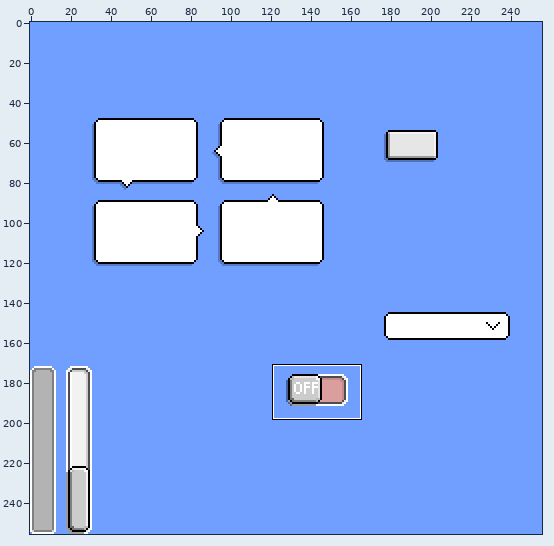
Two versions of one pixel-art file, aseprite/test.aseprite. Above: a wide view before the commit, with the close-up outlined.
Close-up. Old version:
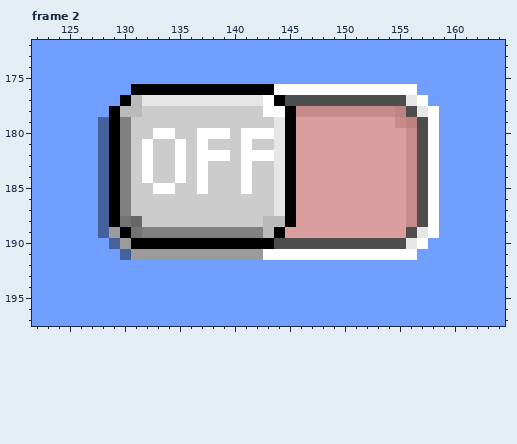
256x256 pixels, 2 frames. Colours within 5 levels of each other are drawn and written as one. Shown: frame 2: x 122..164, y 172..197. The commit also changed other frames or places, which this record leaves out.
The result:
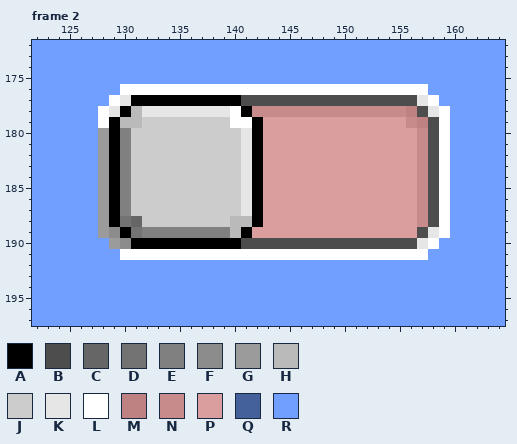
Palette (. is transparent): A #000000  B #4d4d4d  C #666666  D #737373  E #808080  F #8c8c8c  G #9b9b9b  H #bababa  J #cccccc  K #e6e6e6  L #ffffff  M #bf8282  N #c88b8b  P #db9e9e  Q #44619b  R #709fff
Diff:
layer "switch/text" now hidden
Frame 2:
Colour E gives way to colour A in row 189 at x 141.
Colour H gives way to colour A in row 177 at x 131; in row 178 at x 130.
Colour J gives way to colour A in row 178 at x 141; in row 179 at x 142; in row 181 at x 142; in rows 183 to 188 at x 142.
Colour K gives way to colour A in row 177 at x 132 to 140.
Colour L gives way to colour A in row 180 at x 142; in row 182 at x 142.
Colour A gives way to colour B in row 177 at x 144; in row 190 at x 141 to 143.
Colour K gives way to colour B in row 177 at x 141 to 142 and 156; in row 178 at x 157; in row 189 at x 157; in row 190 at x 156.
Colour L gives way to colour B in row 177 at x 143; in rows 179 to 188 at x 158.
Colour G gives way to colour F in row 189 at x 129; in row 190 at x 130.
Colour Q gives way to colour G in rows 180 to 189 at x 128; in row 190 at x 129.
Colour E gives way to colour H in row 179 at x 130; in row 189 at x 140.
Colour J gives way to colour H in row 179 at x 131; in row 188 at x 140 to 141.
Colour L gives way to colour J in row 180 at x 133 to 134 and 137 to 139; in row 181 at x 132, 135 and 137; in row 182 at x 132, 135 and 137 to 139; in rows 183 to 184 at x 132, 135 and 137; in row 185 at x 133 to 134 and 137.
Colour A gives way to colour K in row 177 at x 130; in row 178 at x 129.
Colour J gives way to colour K in row 178 at x 132 to 139; in rows 186 to 187 at x 141.
Colour L gives way to colour K in row 177 at x 157; in row 178 at x 158; in rows 180 to 185 at x 141; in row 189 at x 158; in row 190 at x 157.
Colour A gives way to colour L in row 176 at x 131 to 143.
Colour G gives way to colour L in row 191 at x 131 to 142.
Colour J gives way to colour L in row 178 at x 140; in row 179 at x 140 to 141.
Colour Q gives way to colour L in row 179 at x 128; in row 191 at x 130.
Colour R gives way to colour L in row 176 at x 130 and 157; in row 177 at x 129 and 158; in row 178 at x 128 and 159; in rows 179 to 189 at x 159; in row 190 at x 158; in row 191 at x 157.
Colour B gives way to colour M in row 178 at x 156; in row 179 at x 157.
Colour A gives way to colour N in row 178 at x 145.
Colour B gives way to colour N in rows 180 to 188 at x 157.
Colour J gives way to colour N in row 178 at x 142.
Colour L gives way to colour N in row 178 at x 143 to 144.
Colour M gives way to colour N in row 178 at x 155; in row 179 at x 156.
Colour A gives way to colour P in rows 179 to 188 at x 145; in row 189 at x 144.
Colour B gives way to colour P in row 189 at x 156.
Colour E gives way to colour P in row 189 at x 142.
Colour H gives way to colour P in row 188 at x 143 to 144; in row 189 at x 143.
Colour J gives way to colour P in row 179 at x 143; in row 181 at x 143; in rows 183 to 187 at x 143.
Colour K gives way to colour P in rows 179 to 187 at x 144.
Colour L gives way to colour P in row 180 at x 143; in row 182 at x 143.
Colour N gives way to colour P in row 179 at x 155; in rows 180 to 188 at x 156.
Boxes around the changes in both close-ups, in picture pixels (x1, y1, x2, y2):
changed: (98, 84, 296, 260)
changed: (395, 84, 450, 260)
